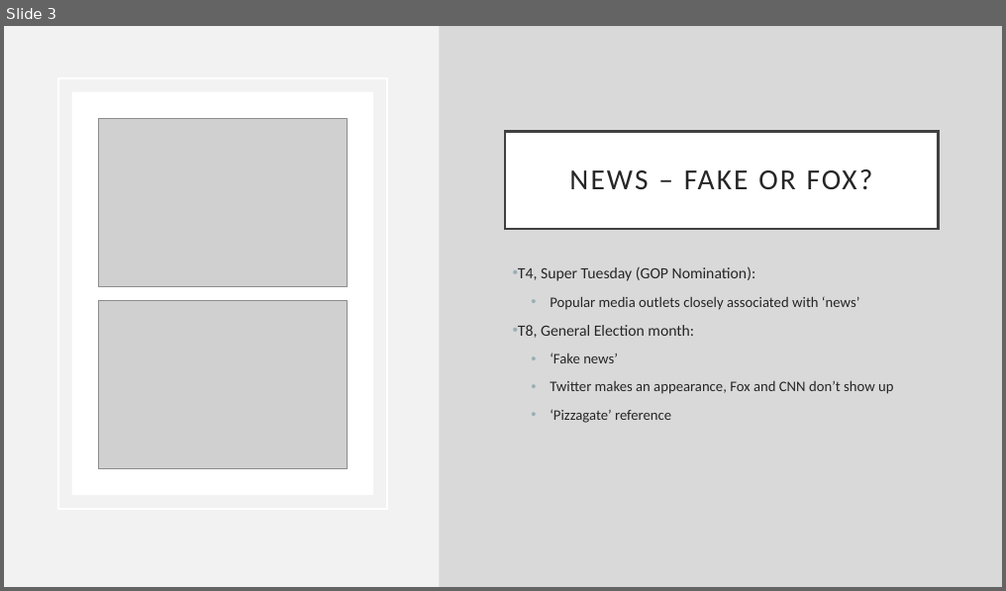
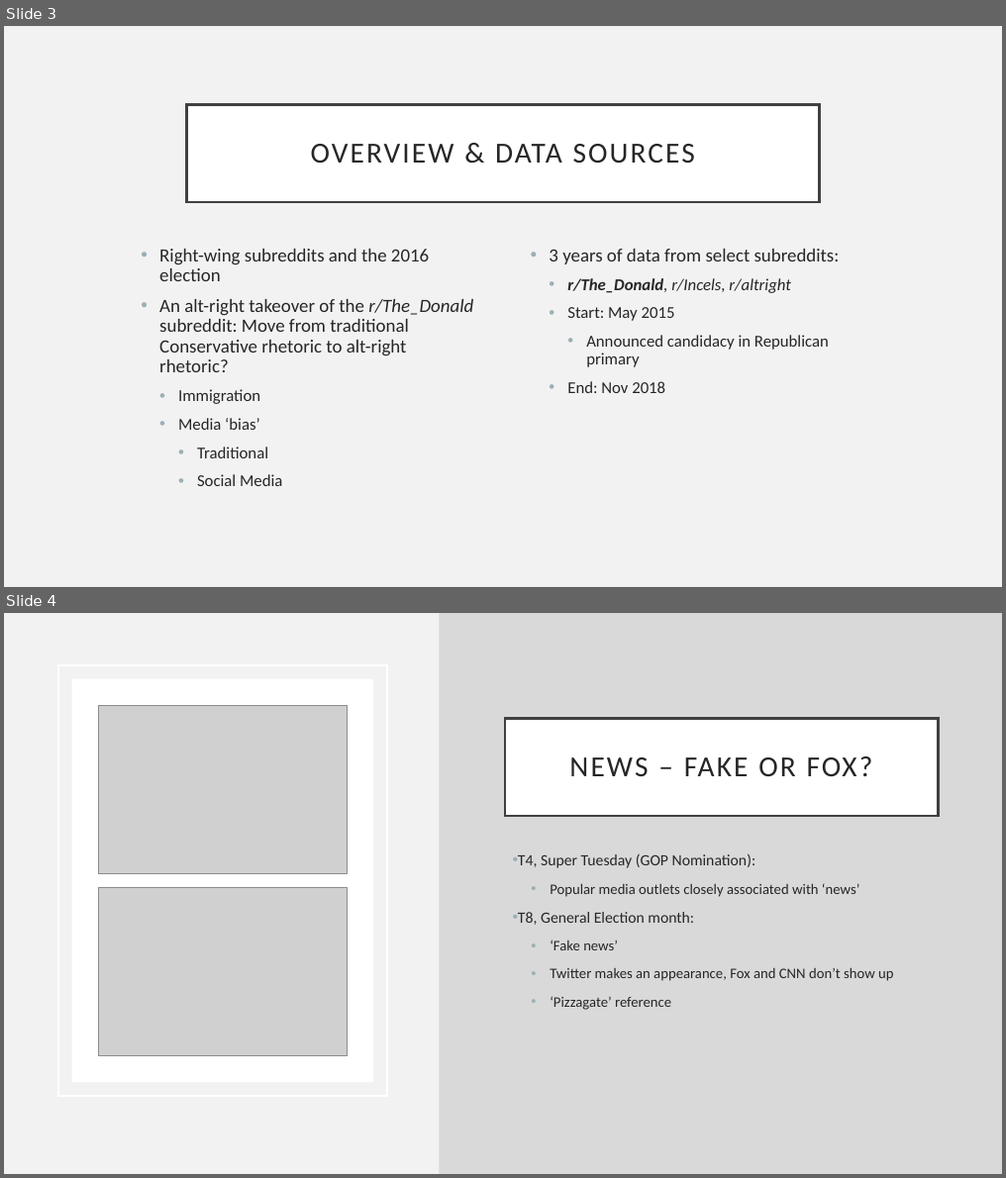
Before and after one commit to adarshmathew/Content-Analysis-2020, a slide deck: code_presentation/embeddings.pptx. Shown one above the other, each under a label of ours: slide 3 before the commit, slides 3 and 4 after it. The pictures are 1006x591 and 1006x1178 pixels, drawn with LibreOffice and Linux fonts; fonts in the diff are those of the drawing; grey boxes stand for pictures. Boxes give left, top, right and bottom in pixels: in the first picture for what was removed or moved away, otherwise in the second. Text is boxed around its words. In the diff, an @@ line names an element or a change of style, - is before the commit and + after.

```diff
--- a/code_presentation/embeddings.pptx
+++ b/code_presentation/embeddings.pptx
@@ slide 3 added at bbox=[4, 26, 1002, 587], background #F2F2F2 @@
@@ title added at bbox=[187, 104, 819, 202], fill #FFFFFF, outline #404040 2.5 pt, 28 pt, text #262626 @@
+OVERVIEW & DATA SOURCES
@@ text added at bbox=[159, 249, 473, 486], 18 pt, text #262626 @@
+• Right-wing subreddits and the 2016 election
+• An alt-right takeover of the r/The_Donald subreddit: Move from traditional Conservative rhetoric to alt-right rhetoric?
+  • Immigration
+  • Media ‘bias’
+    • Traditional
+    • Social Media
@@ text added at bbox=[548, 249, 840, 393], 16 pt, text #262626 @@
+• 3 years of data from select subreddits:
+  • r/The_Donald, r/Incels, r/altright
+  • Start: May 2015
+    • Announced candidacy in Republican primary
+  • End: Nov 2018
@@ what was slide 3 is now slide 4 @@
```
Also in this commit, not shown: 3 slides changed, 8 other slides added, 1 slide removed, 2 other files.
